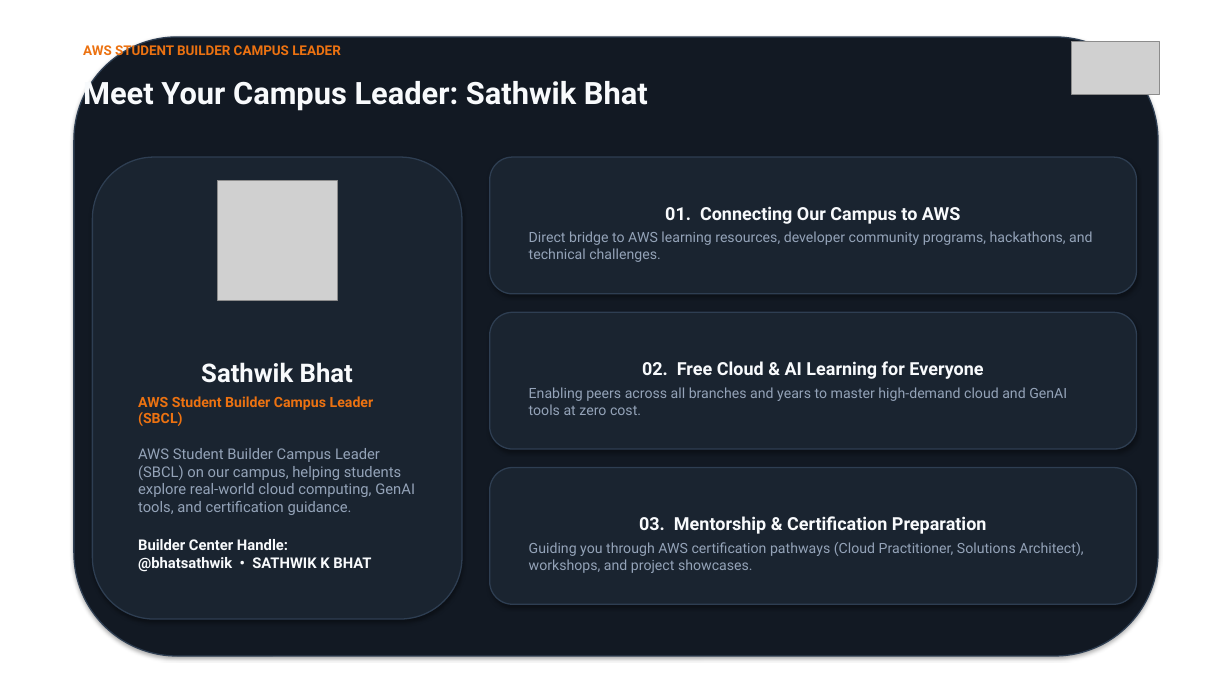
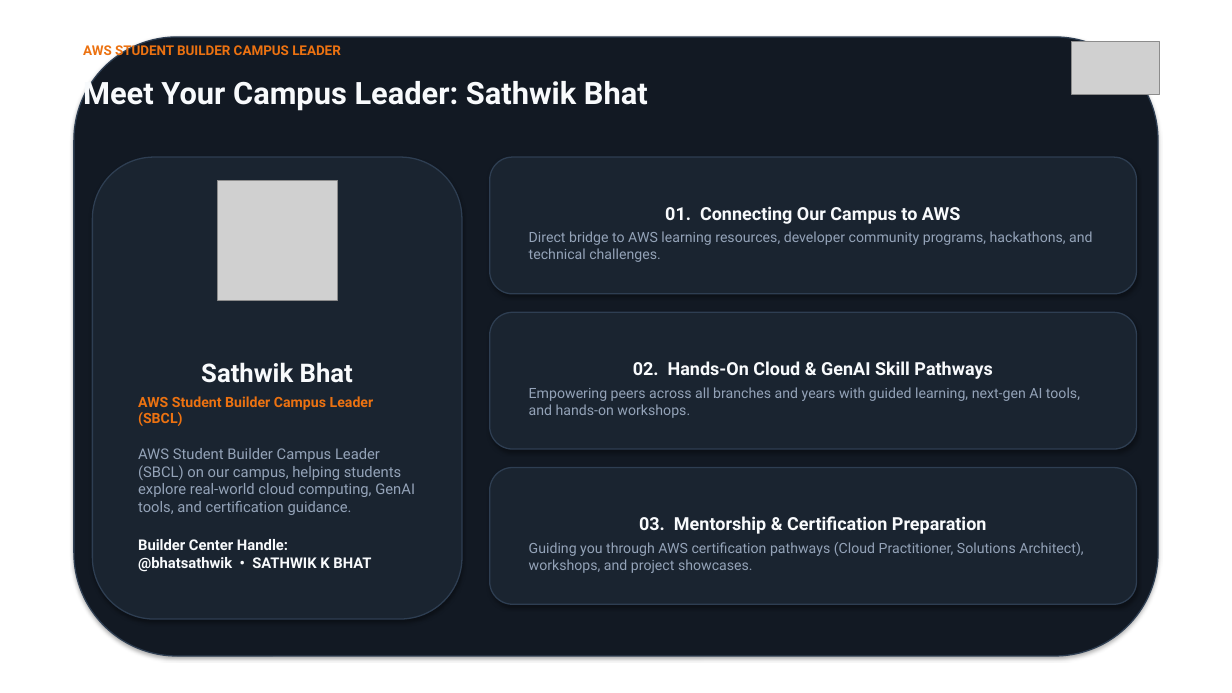
Before and after one commit to sathwikkbhat/AWS-CAMPUSLEADER, a slide deck: slide 2 of AWS_Builder_Center_Class_Announcement.pptx. Drawn at 1232x693 pixels with LibreOffice and Linux fonts; fonts in the diff are those of the drawing; grey boxes stand for pictures; background and template pictures are left out. Boxes give left, top, right and bottom in pixels: in the first picture for what was removed or moved away, otherwise in the second. Text is boxed around its words. In the diff, an @@ line names an element or a change of style, - is before the commit and + after.

```diff
--- a/AWS_Builder_Center_Class_Announcement.pptx
+++ b/AWS_Builder_Center_Class_Announcement.pptx
@@ text in rounded rectangle at [529, 361, 1080, 418]: text changed @@
-02. Free Cloud & AI Learning for Everyone
-Enabling peers across all branches and years to master high-demand cloud and GenAI tools at zero cost.
+02. Hands-On Cloud & GenAI Skill Pathways
+Empowering peers across all branches and years with guided learning, next-gen AI tools, and hands-on workshops.
```
Also in this commit, not shown: 3 other slides changed, 2 other files.
